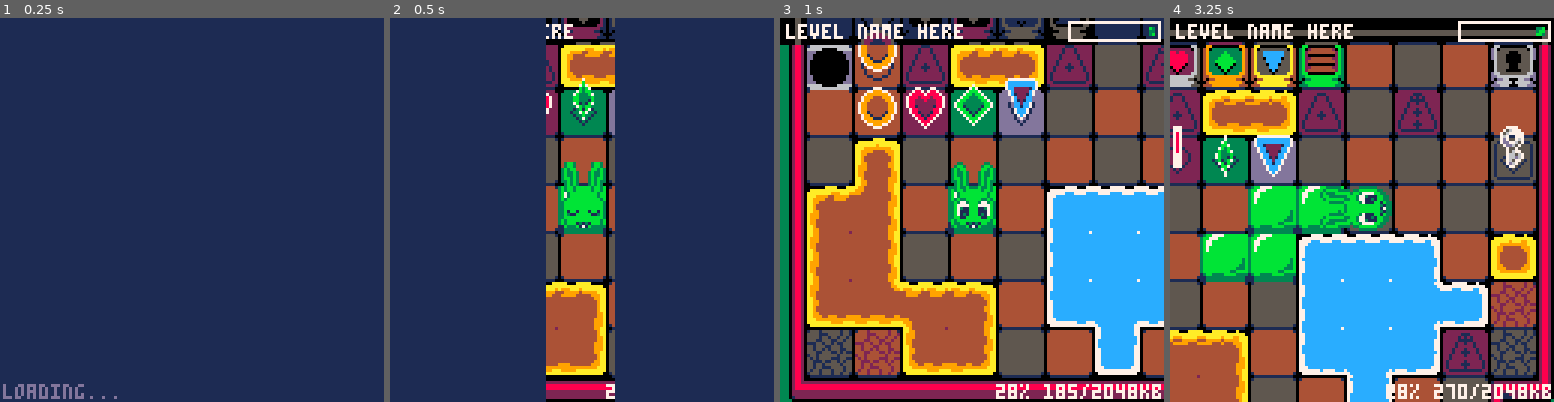
Above: before the commit, frames 1-4 (left to right).
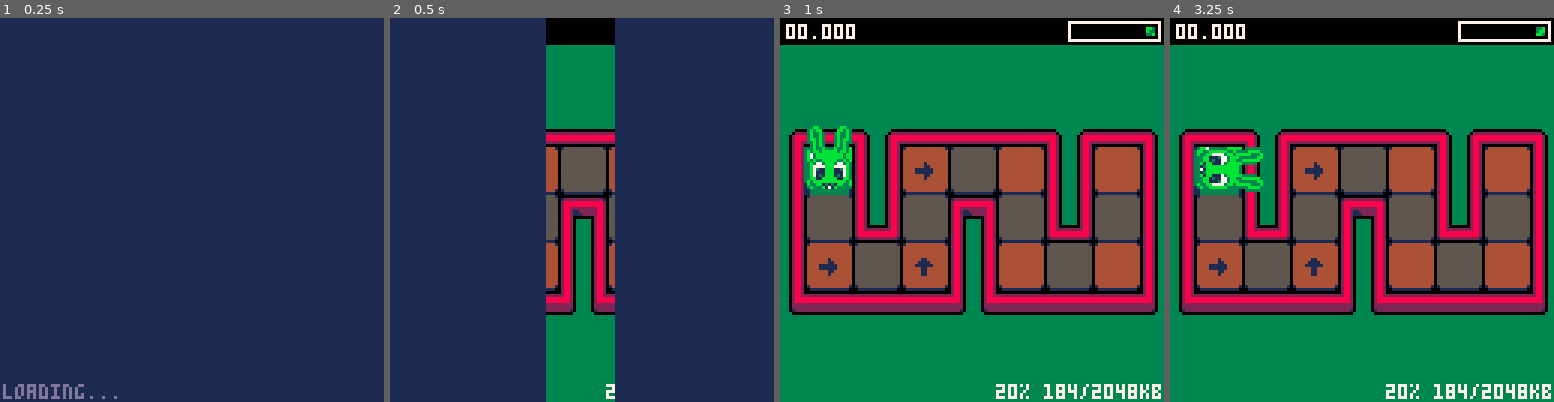
Above: after the commit, the same moments.

Repository: CyanSorcery/blobun_mini
Game: PICO-8 cartridge blobun_mini.p8
The game is run twice, just before and just after one commit, with the same random seed, the same clock (stepped at 60 frames per second) and the same inputs.
Inputs:
- Up to frame 1 (0.25 s): no input
- Up to frame 2 (0.5 s): tap X (X key) at 0.33 s
- Up to frame 3 (1 s): tap O (Z key) at 0.7 s
- Up to frame 4 (3.25 s): tap X (X key) at 1.07, 1.85, 2.97 s; hold Right 1.6-2.1 s; tap O (Z key) every 0.4 s from 1.7 to 2.9 s; hold Up 2.15-2.42 s; hold Right 2.47-3.03 s; hold Left from 3.08 s (still down)

Frame 1 is identical in both runs. In frame 2, 16% of the frame differs, in the area x 40-59%, y 0-100%; in frame 3, 88%; in frame 4, 91%, in the area x 0-100%, y 1-100%.

Commit message:
bug fixes basic implementation of timers

Diff:
--- a/blobun_mini.p8
+++ b/blobun_mini.p8
@@ -49,6 +49,8 @@
  g_player_blink = 5
 
  g_even_frame = false
+
+ g_time = time()
 
  -- objects/hint arrows that are in the playfield
  g_object_list, g_arrow_list = {}, {}
@@ -73,6 +75,10 @@
  g_level_win = false
  -- when the player has lost, this is set
  g_level_lose = false
+ -- the time for the current level
+ g_level_time  = 0
+ -- if the player has started the level or not
+ g_level_started  = false
 
  -- how many puzzle coins/octogems the player has
  g_puzz_coins, g_puzz_octogems = 0, 0
@@ -129,7 +135,7 @@
  -- send us to the intro
  --unpack_intro()
  --unpack_title()
- unpack_level(1, 1)
+ unpack_level(1, 2)
  --unpack_stage_select()
 
  --cstore(0x0, 0x0, 0x4300, "dummy.p8")
@@ -205,6 +211,10 @@
   g_play_sfx = nil
  end
 
+
+ g_time = time()
+ -- if time rolls over, stop the game since timers will break
+ if (g_time < 0) stop("Game has been running for too long. Take a break!")
 end
 
 function _draw()
@@ -271,7 +281,7 @@
  g_object_list, g_arrow_list, g_undo_queue = {}, {}, {}
  g_level_tiles, g_level_touched, g_bottom_msg_anim, g_puzz_coins, g_puzz_octogems = 0, 0, 0, 0, 0
  g_redraw_coin, g_btn4_held, g_level_win, g_level_lose = true, false, false, false
- g_puzz_zapper_turn, g_redraw_zappers, g_particles = 0, true, {}
+ g_puzz_zapper_turn, g_redraw_zappers, g_particles, g_level_time, g_level_started = 0, true, {}, 0, false
 
  -- clamp the world index
  _world = mid(1, _world, count(g_levels))
@@ -284,12 +294,12 @@
 
  menuitem(1, "restart puzzle",
  function()
-  set_game_mode(2, g_puzz_world_target, g_puzz_level_target)
+  set_game_mode(2, g_puzz_world_index, g_puzz_level_index)
  end
  )
  menuitem(2, "skip puzzle",
   function()
-  set_game_mode(2, g_puzz_world_target, g_puzz_level_target + 1)
+  set_game_mode(2, g_puzz_world_index, g_puzz_level_index + 1)
   end
  )
  menuitem(3, "stage select",
@@ -591,7 +601,7 @@
    _bytes = ceil(tonum(sub(_str, _offset, _offset), 0x1) / 2)
    _fst.l_hintcount, _fst.l_hintstr = _bytes, _bytes == 0 and "" or sub(_str, _offset + 1, _offset + _bytes)
    -- get the level data itself
-   _fst.l_data = sub(_str, _offset + _bytes + 1)
+   _fst.l_data = sub(_str, _offset + _bytes - 1)
    -- figure out the height
    _fst.l_height = (#_fst.l_data / _fst.l_width) >> 1
    -- store this level data
--- a/scripts/s_gameplay.lua
+++ b/scripts/s_gameplay.lua
@@ -68,7 +68,7 @@
  if (g_bottom_msg_anim > 0) sspr(0, _bott_msg_y, 128, 16, 0, _bott_msg_y)
  pal()
  poke(0x5F54, 0x00)
- print("level name here", 2, 2, 7)
+ print(format_time(g_level_time), 2, 2, 7)
  -- draw slimebar
  --rectfill(95, 0, 127, 8, 0)
  rect(96, 1, 126, 7, 7)
--- a/scripts/s_player.lua
+++ b/scripts/s_player.lua
@@ -37,15 +37,21 @@
  -- show pause menu on victory? (tmp)
  if (btnp(4) and g_level_win and g_bottom_msg_anim == 1) extcmd("pause")
 
+
+ -- do the move animation
+ _obj.anim = min(_obj.anim + ((_obj.sprint or g_puzz_on_convey or g_puzz_use_portal) and 0.2 or 0.1111), 1)
+
+
  -- allow input buffer?
- if (_obj.anim >= 0.8) then
+ if (_obj.anim >= 0.65) then
   if (btn(0)) g_new_dir = 2
   if (btn(1)) g_new_dir = 0
   if (btn(2)) g_new_dir = 1
   if (btn(3)) g_new_dir = 3
  end
 
- if (_obj.anim == 1 and not g_level_win and not g_level_lose) then
+ -- fix fractional precision errors
+ if (_obj.anim + 0.001 >= 1 and not g_level_win and not g_level_lose) then
   -- did she just stop moving?
   if (_obj.ismove == true) player_end_move(_obj)
 
@@ -72,6 +78,8 @@
    -- can we actually move here?
    if (_can_move and not g_level_lose) then
 
+    g_level_started = true
+
     -- record the playfield before making a move?
     if (not g_puzz_use_portal and not g_puzz_on_convey) then
      -- update the end turn position for the next undo
@@ -93,9 +101,6 @@
    end
   end
  end
-
- -- do the move animation
- _obj.anim = min(_obj.anim + ((_obj.sprint or g_puzz_on_convey or g_puzz_use_portal) and 0.2 or 0.1111), 1)
 
  -- have we won?
  if (g_level_win == false and g_level_touched >= g_level_tiles) then
@@ -103,7 +108,7 @@
   -- add option for next stage, and remove "skip puzzle" option
   menuitem(1, "next stage",
    function()
-    unpack_level(g_level_index + 1)
+   set_game_mode(2, g_puzz_world_index, g_puzz_level_index + 1)
    end
   )
   menuitem(2)
@@ -111,6 +116,9 @@
 
  -- if we've won, make stephanie face down
  if (g_level_win) _obj.dir = 3
+
+ -- timer
+ if (g_level_started and not g_level_win) g_level_time = min(g_level_time + (time() - g_time), 599.999)
 
 end
 
--- a/scripts/s_util.lua
+++ b/scripts/s_util.lua
@@ -150,3 +150,8 @@
   _x = print(sub(_str, i, i), _x, _y + (sin(g_wavy_anim + (i / 10)) * _px), _col)
  end
 end
+
+function format_time(_num)
+ -- mika note: we add to the time to guarantee 0's in the padding
+ return (_num >= 60 and flr(_num / 60)..":" or "")..sub(flr(_num % 60) + 100, 2, 3).."."..sub(flr((_num % 1) * 1000) + 1000, 2, 4)
+end
